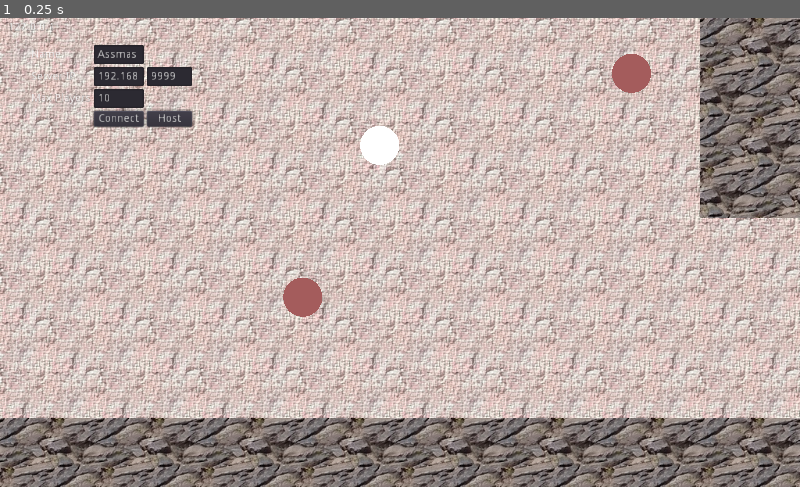
Above: before the commit, frame 1.
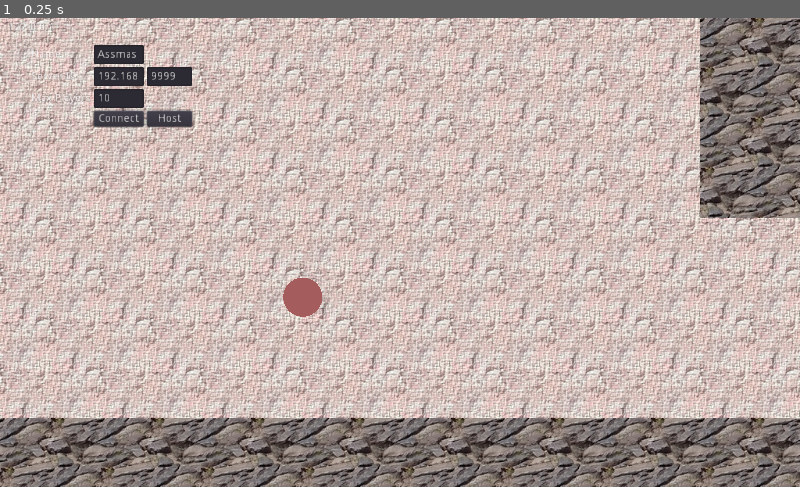
Above: after the commit, the same moment.

Repository: vixus0/ballsparty
Game: Godot game, scene res://root.tscn
The game is run twice, just before and just after one commit, with the same random seed, the same clock (stepped at 60 frames per second) and the same inputs.
Inputs:
- Up to frame 1 (0.25 s): no input

The runs differ from the first frame. In frame 1, 0.6% of the frame differs, in the area x 45-82%, y 7-32%.
Error before the commit: Invalid get index '0' (on base: 'Array'). (res://root.gd:24)
Error after the commit: Invalid get index '0' (on base: 'Array'). (res://root.gd:25)

Commit message:
VOIP 'working'

Diff:
--- a/ball.gd
+++ b/ball.gd
@@ -1,15 +1,20 @@
 extends RigidBody2D
 
 const IMPULSE = 160.0
+const REC_PERIOD = 0.5
 
 var waypoint = Vector2()
 var player_name = "None"
 var current_player = false
-
+var recording = false
+var rec_tick = 0.0
+var fx_rec
 
 # Called when the node enters the scene tree for the first time.
 func _ready():
 	waypoint = get_position()
+	var index = AudioServer.get_bus_index("Record")
+	fx_rec = AudioServer.get_bus_effect(index, 0)
 
 # Called every frame. 'delta' is the elapsed time since the previous frame.
 func _process(delta):
@@ -18,9 +23,23 @@
 		return
 	apply_impulse(Vector2(0,0), dp.normalized() * IMPULSE)
 
+	if recording:
+		if rec_tick > REC_PERIOD:
+			rec_tick = 0.0
+			var audio_data = fx_rec.get_recording()
+			fx_rec.set_recording_active(false)
+			fx_rec.set_recording_active(true)
+			get_parent()._speech(audio_data)
+		rec_tick += delta
+	else:
+		rec_tick = 0.0
+
 func _input(event):
-	if current_player and (event is InputEventMouseButton and event.button_index == BUTTON_LEFT):
-		waypoint = get_global_mouse_position()
+	if current_player and event is InputEventMouseButton:
+		if event.button_index == BUTTON_LEFT:
+			waypoint = get_global_mouse_position()
+		elif event.button_index == BUTTON_RIGHT:
+			input_record(event)
 
 func set_current():
 	current_player = true
@@ -29,3 +48,14 @@
 func set_name(new_name):
 	player_name = new_name
 	get_node("label").text = new_name
+
+func input_record(ev):
+	if ev.is_pressed():
+		if not recording:
+			fx_rec.set_recording_active(true)
+			$label.text = "<speak>"
+			recording = true
+	else:
+		fx_rec.set_recording_active(false)
+		$label.text = player_name
+		recording = false
--- a/ball.tscn
+++ b/ball.tscn
@@ -12,6 +12,9 @@
 material = SubResource( 2 )
 radius = 25.0
 height = 50.0
+
+[sub_resource type="AudioStreamSample" id=4]
+stereo = true
 
 [node name="ball" type="RigidBody2D"]
 mode = 2
@@ -40,3 +43,6 @@
 __meta__ = {
 "_edit_use_anchors_": false
 }
+
+[node name="speech" type="AudioStreamPlayer2D" parent="."]
+stream = SubResource( 4 )
--- a/default_bus_layout.tres
+++ b/default_bus_layout.tres
@@ -2,13 +2,14 @@
 
 [sub_resource type="AudioEffectRecord" id=1]
 resource_name = "Record"
+format = 0
 
 [resource]
 bus/1/name = "Record"
 bus/1/solo = false
-bus/1/mute = false
+bus/1/mute = true
 bus/1/bypass_fx = false
-bus/1/volume_db = 0.0672607
+bus/1/volume_db = 0.0
 bus/1/send = "Master"
 bus/1/effect/0/effect = SubResource( 1 )
 bus/1/effect/0/enabled = true
--- a/root.gd
+++ b/root.gd
@@ -14,6 +14,7 @@
 # Player info, associate ID to data
 var player_info = {}
 var waypoints = {}
+var audios = {}
 
 # Called when the node enters the scene tree for the first time.
 func _ready():
@@ -79,6 +80,7 @@
 	print("info ", player_info)
 
 func _player_disconnected(id):
+	remove_child(player_info[id])
 	player_info.erase(id) # Erase player from info.
 	print("disconnected ", id)
 
@@ -90,8 +92,13 @@
 			waypoints[1] = me.waypoint
 			for id in player_info.keys():
 				rpc_id(id, "update_all_wp", waypoints)
+				rpc_id(id, "update_all_speech", audios)
 		else:
 			rpc_id(1, "update_wp", me.waypoint)
+
+func _speech(data):
+	if not server:
+		rpc_id(1, "update_speech", data)
 
 remote func register_player(info):
 	# Get the id of the RPC sender.
@@ -114,3 +121,16 @@
 	for id in wps.keys():
 		if player_info.has(id):
 			player_info[id].waypoint = wps[id]
+
+remote func update_speech(data):
+	print("Updating speech ", data, data.size())
+	var id = get_tree().get_rpc_sender_id()
+	player_info[id].get_node("speech").stream.set_data(data)
+	player_info[id].get_node("speech").play()
+	audios[id] = data
+
+remote func update_all_speech(audios):
+	for id in audios.keys():
+		if player_info.has(id):
+			player_info[id].get_node("speech").stream.set_data(audios[id])
+			player_info[id].get_node("speech").play()
--- a/root.tscn
+++ b/root.tscn
@@ -1,11 +1,9 @@
-[gd_scene load_steps=13 format=2]
-
-[ext_resource path="res://ball.tscn" type="PackedScene" id=1]
+[gd_scene load_steps=11 format=2]
+
 [ext_resource path="res://cleves.ogg" type="AudioStream" id=2]
 [ext_resource path="res://root.gd" type="Script" id=3]
 [ext_resource path="res://tilemap.jpg" type="Texture" id=4]
 [ext_resource path="res://laptop.png" type="Texture" id=5]
-[ext_resource path="res://AudioStreamPlayer.gd" type="Script" id=6]
 
 [sub_resource type="ConvexPolygonShape2D" id=1]
 points = PoolVector2Array( 128, 128, 0, 128, 0, 0, 128, 0 )
@@ -58,7 +56,7 @@
 radius = 25.0
 height = 50.0
 
-[sub_resource type="AudioStreamGenerator" id=6]
+[sub_resource type="AudioStreamMicrophone" id=6]
 
 [node name="root" type="Node2D"]
 script = ExtResource( 3 )
@@ -92,19 +90,8 @@
 
 [node name="audio" type="AudioStreamPlayer2D" parent="shouter"]
 stream = ExtResource( 2 )
+autoplay = true
 max_distance = 500.0
-
-[node name="shouter2" type="Node2D" parent="."]
-position = Vector2( 808.295, 70.8095 )
-
-[node name="mesh" type="MeshInstance2D" parent="shouter2"]
-modulate = Color( 0.643137, 0.360784, 0.360784, 1 )
-mesh = SubResource( 5 )
-
-[node name="AudioStreamPlayer" type="AudioStreamPlayer" parent="shouter2"]
-stream = SubResource( 6 )
-bus = "Record"
-script = ExtResource( 6 )
 
 [node name="lobby" type="Node" parent="."]
 
@@ -212,7 +199,9 @@
 "_edit_use_anchors_": false
 }
 
-[node name="test" parent="." instance=ExtResource( 1 )]
-position = Vector2( 486, 163 )
+[node name="rec" type="AudioStreamPlayer" parent="."]
+stream = SubResource( 6 )
+autoplay = true
+bus = "Record"
 [connection signal="pressed" from="static/menu/grid/btn_connect" to="." method="_on_btn_connect_pressed"]
 [connection signal="pressed" from="static/menu/grid/btn_host" to="." method="_on_btn_host_pressed"]
Not shown: 1 places in ball.tscn that only renumber resources
Not shown, changed: test.wav
